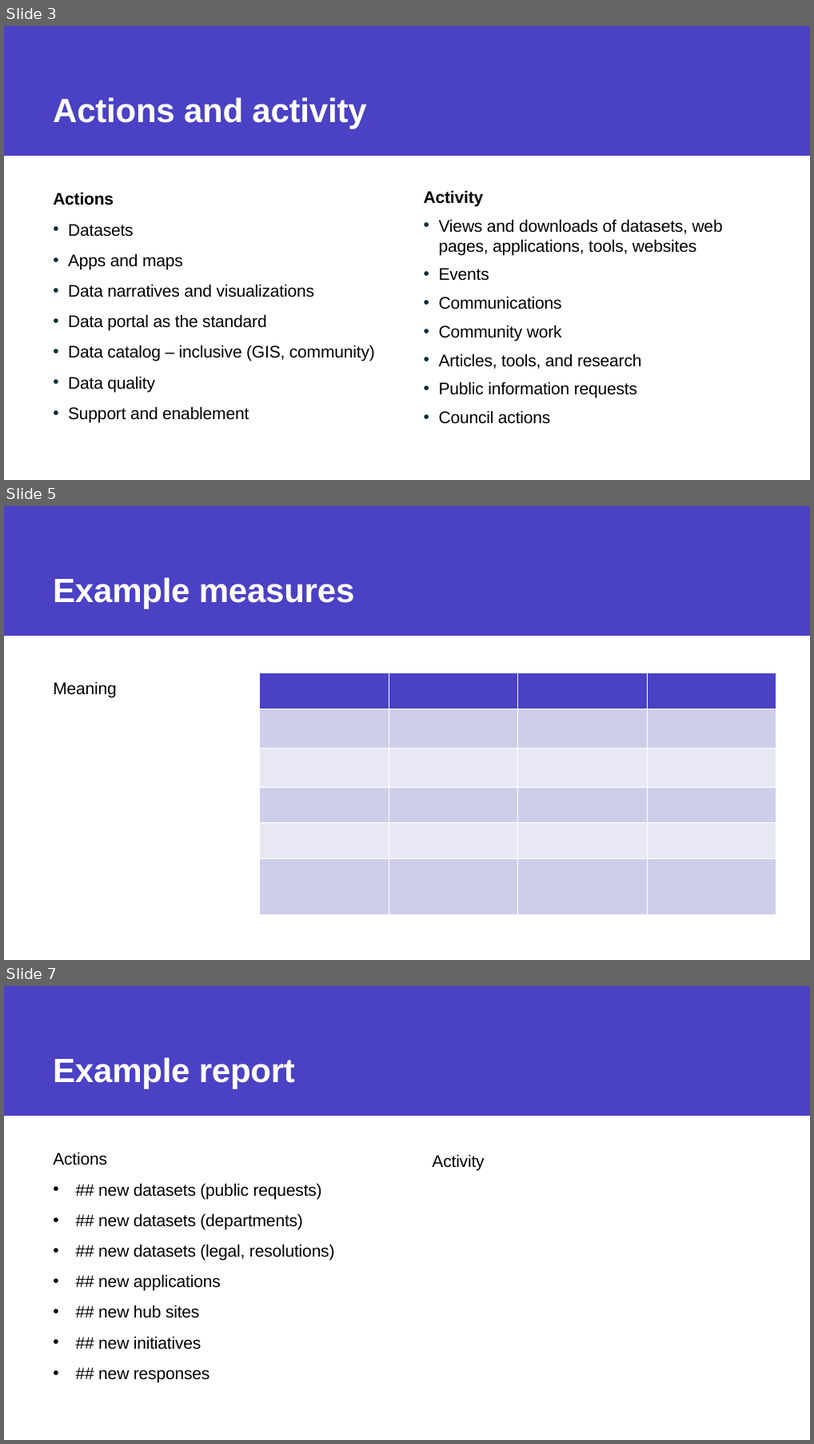
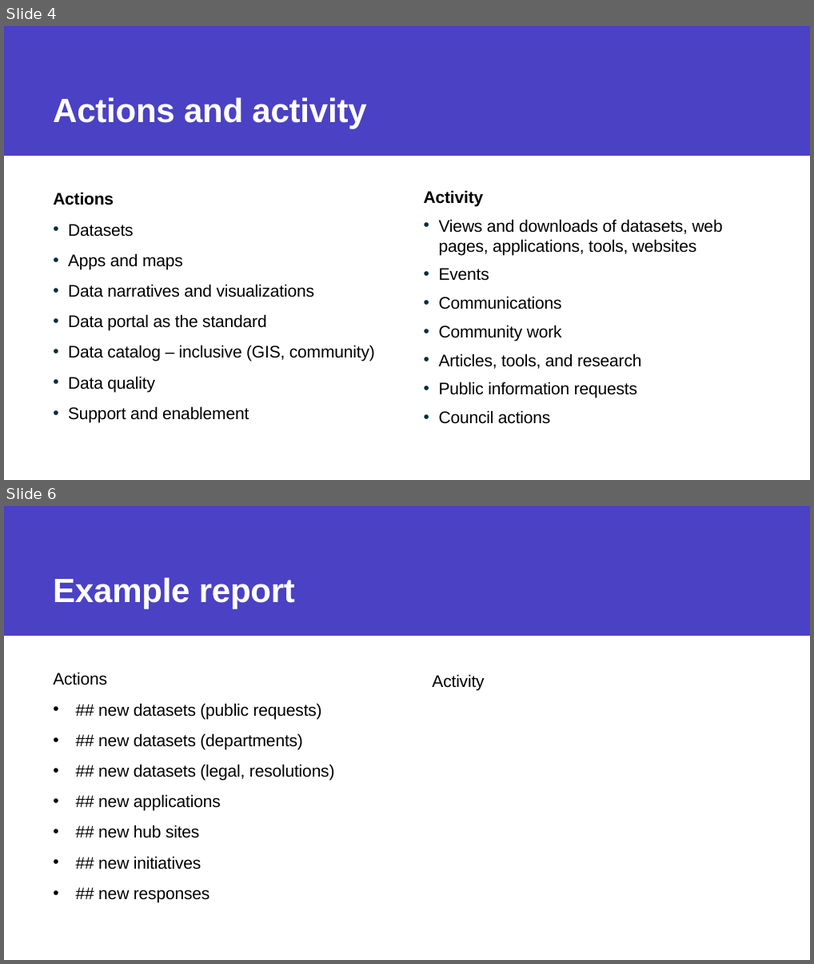
Before and after one commit to aliciatb/open-data-action-toolkit, a slide deck: _docs/toolkit_wireframe.pptx. Shown one above the other, each under a label of ours: slides 3, 5 and 7 before the commit, slides 4 and 6 after it; the slides between them are not shown. The pictures are 814x1444 and 814x964 pixels, drawn with LibreOffice and Linux fonts; fonts in the diff are those of the drawing. Boxes give left, top, right and bottom in pixels: in the first picture for what was removed or moved away, otherwise in the second. Text is boxed around its words. In the diff, an @@ line names an element or a change of style, - is before the commit and + after.

```diff
--- a/_docs/toolkit_wireframe.pptx
+++ b/_docs/toolkit_wireframe.pptx
@@ slide 5 removed at <box>4,506,810,960</box>, background #FFFFFF; not listed: 1 template element that a slide beside it also shows @@
@@ title removed at <box>53,577,355,609</box> @@
-Example measures
@@ table removed at <box>260,673,778,914</box>, 6 rows, 4 columns @@
- |  |  | 
- |  |  | 
- |  |  | 
- |  |  | 
- |  |  | 
- |  |  | 
@@ text removed at <box>53,681,116,698</box> @@
-Meaning
@@ what was slide 3 is now slide 4 @@
@@ what was slide 7 is now slide 6 @@
```
Also in this commit, not shown: 1 slide changed, 1 slide added, 1 other slide removed, 16 other files.
